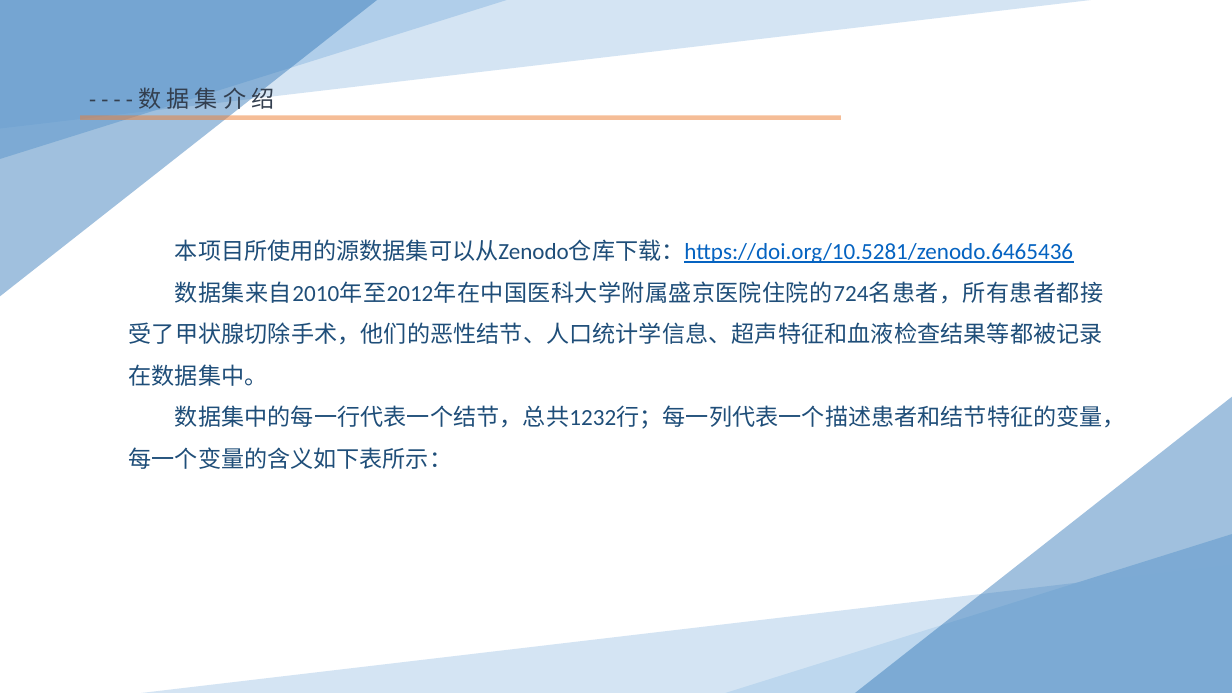
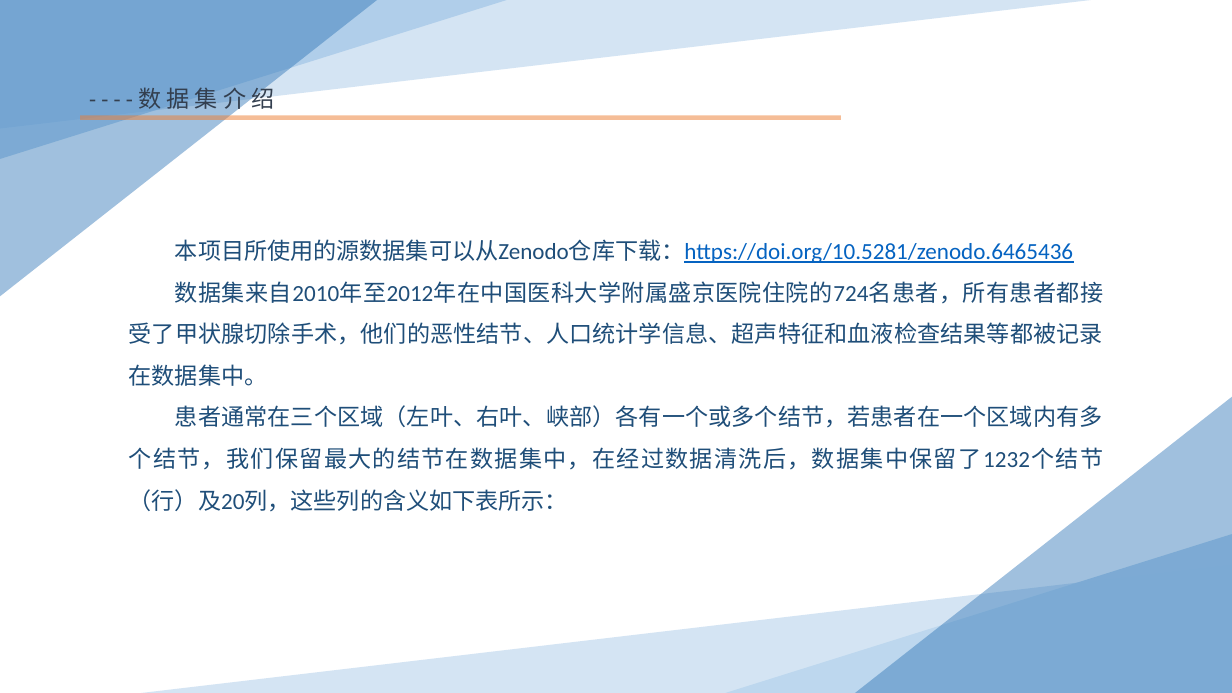
Before and after one commit to Jacob00135/Thyroid-Cancer-Python, a slide deck: slide 6 of 演示稿.pptx. Drawn at 1232x693 pixels with LibreOffice and Linux fonts; fonts in the diff are those of the drawing. Boxes give left, top, right and bottom in pixels: in the first picture for what was removed or moved away, otherwise in the second. Text is boxed around its words. In the diff, an @@ line names an element or a change of style, - is before the commit and + after.

```diff
--- a/演示稿.pptx
+++ b/演示稿.pptx
@@ text at [129,405,1104,512]: text changed @@
-数据集中的每一行代表一个结节，总共1232行；每一列代表一个描述患者和结节特征的变量，每一个变量的含义如下表所示：
+患者通常在三个区域（左叶、右叶、峡部）各有一个或多个结节，若患者在一个区域内有多个结节，我们保留最大的结节在数据集中，在经过数据清洗后，数据集中保留了1232个结节（行）及20列，这些列的含义如下表所示：
```
Also in this commit, not shown: 1 other slide changed, 3 slides added.
